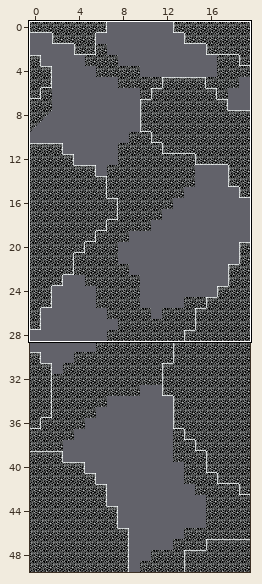
A Tiled map gets an edit: project/tiled/tmx/level3.tmx. Above, an overview of the earlier version with the close-up marked.
Close-up. First the earlier version:
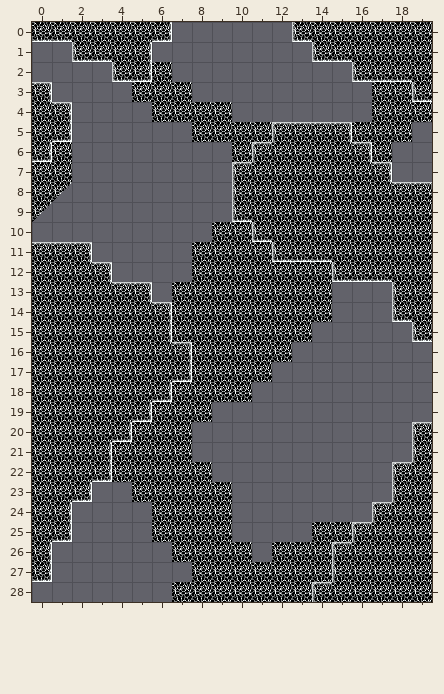
Cells are 32x32 px. Shown: x 0..19, y 0..28. The commit also changed other parts of the map, which this record leaves out.
Now the later version:
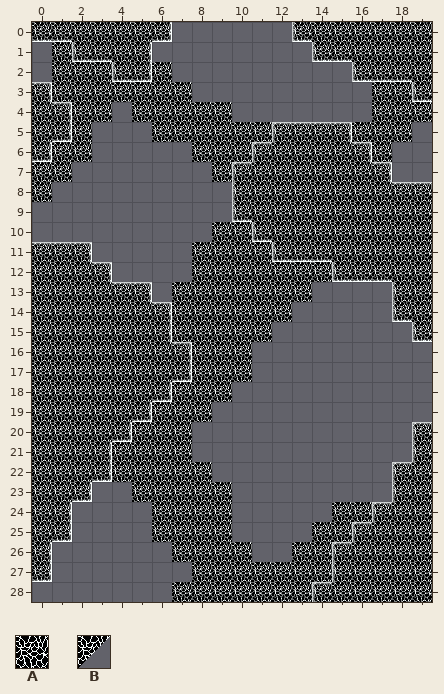
Key: from "blocks": A 4, B 35.
_ is an empty cell.
Diff:
Layer "tilesbg":
The author put tile A in row 1 at x 1; in row 2 at x 1 to 3; in row 3 at x 1 to 4; in row 4 at x 2 to 3 and 5; in row 5 at x 2 and 6 to 7; in row 6 at x 2 and 8 to 9.
The author put tile A in row 7 at x 9; in row 24 at x 15 to 16.
The author cleared tile A in row 13 at x 14; in row 14 at x 13 to 14; in row 15 at x 12 to 13; in row 16 at x 11 to 12; in row 17 at x 11; in row 18 at x 10.
The author cleared tile A in row 26 at x 12.
The author cleared tile B in row 8 at x 1; in row 9 at x 0.
Changed places in both close-ups, as pixel boxes (x1, y1, x2, y2):
added: (52, 42, 232, 182)
removed: (32, 182, 72, 222)
removed: (232, 282, 332, 402)
added: (332, 502, 372, 522)
removed: (272, 542, 292, 562)
